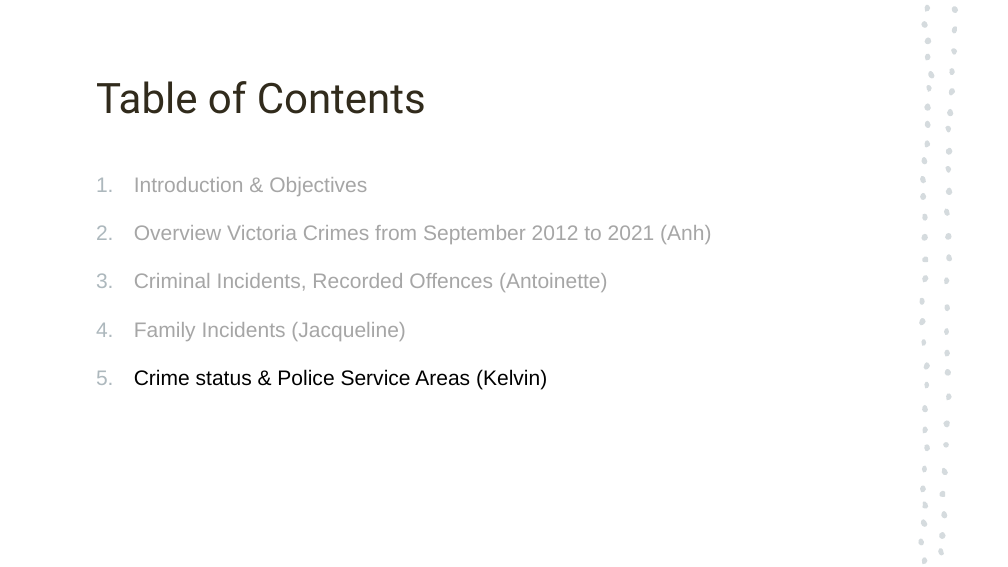
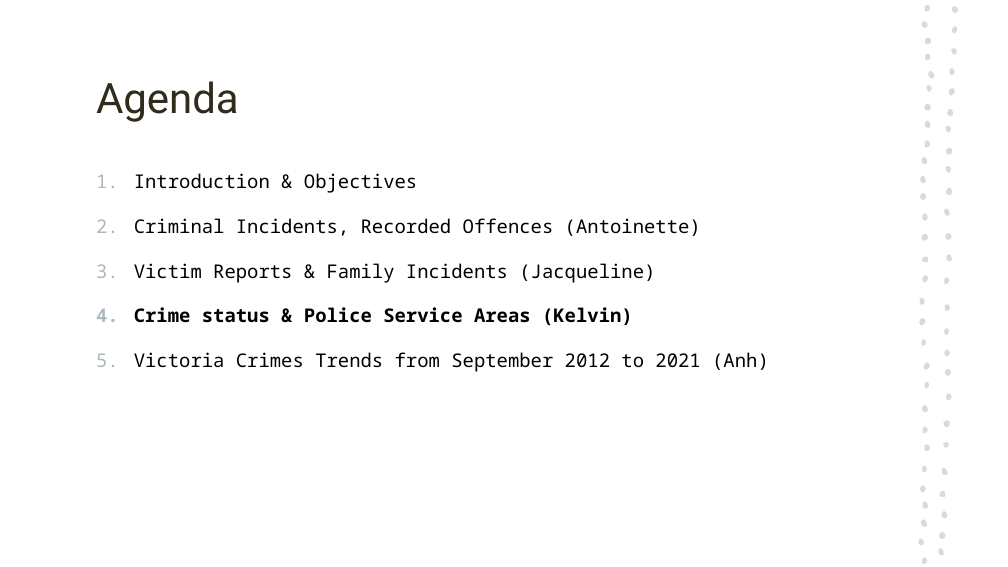
Before and after one commit to antoinetteboyle/Project-1, a slide deck: slide 1 of Crime_Victoria_PowerPoint_Presentation_temporary_Kelvin.pptx. Drawn at 1008x567 pixels with LibreOffice and Linux fonts; fonts in the diff are those of the drawing. Boxes give left, top, right and bottom in pixels: in the first picture for what was removed or moved away, otherwise in the second. Text is boxed around its words. In the diff, an @@ line names an element or a change of style, - is before the commit and + after.

```diff
--- a/Crime_Victoria_PowerPoint_Presentation_temporary_Kelvin.pptx
+++ b/Crime_Victoria_PowerPoint_Presentation_temporary_Kelvin.pptx
@@ title at bbox=[96, 81, 239, 122]: text changed @@
-Table of Contents
+Agenda
@@ text at bbox=[134, 173, 701, 325]: size 20 to 18 pt, font Arial to Noto Sans Mono in "Introduction & Objectives", "Criminal Incidents, Recorded Offences (Antoinette)", "Crime status & Police Service Areas (Kelvin)"; text colour #A6A6A6 to #000000 in "Introduction & Objectives", "Criminal Incidents, Recorded Offences (Antoinette)"; bold on in "Crime status & Police Service Areas (Kelvin)" @@
@@ text at bbox=[134, 225, 711, 244]: paragraph removed @@
-2. Overview Victoria Crimes from September 2012 to 2021 (Anh)
@@ text at bbox=[134, 263, 655, 283]: text changed; size 20 to 18 pt; font Arial to Noto Sans Mono; text colour #A6A6A6 to #000000 @@
-4. Family Incidents (Jacqueline)
+3. Victim Reports & Family Incidents (Jacqueline)
@@ text at bbox=[134, 352, 769, 372]: paragraph added @@
+5. Victoria Crimes Trends from September 2012 to 2021 (Anh)
```
Also in this commit, not shown: 7 other slides changed, 1 slide added, 2 other files.
